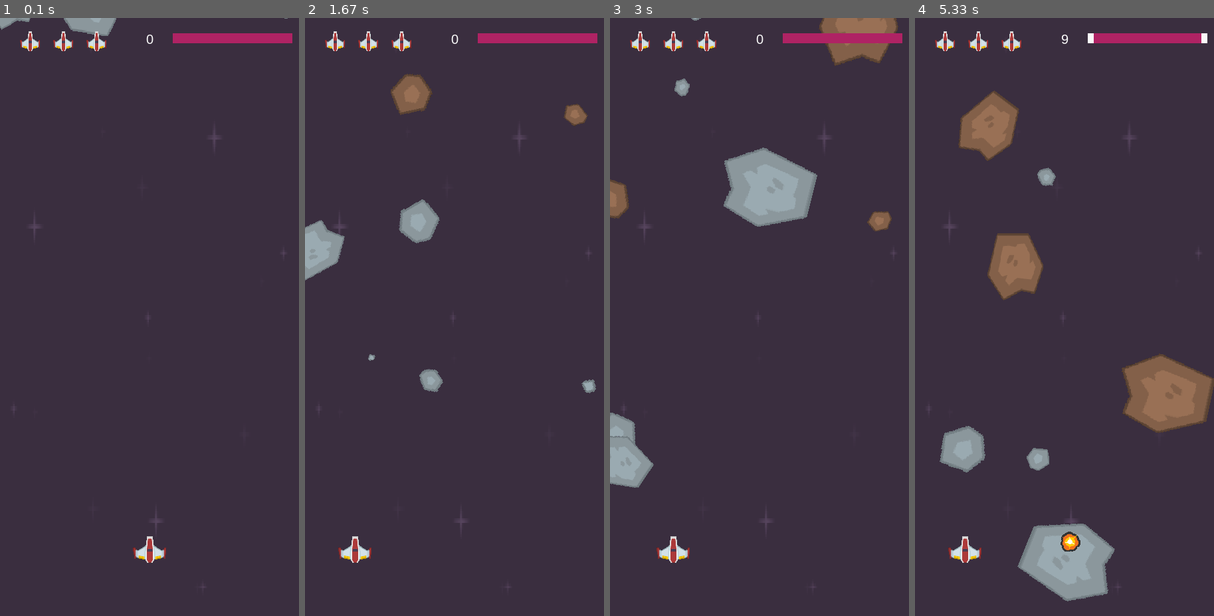
Above: before the commit, frames 1-4 (left to right).
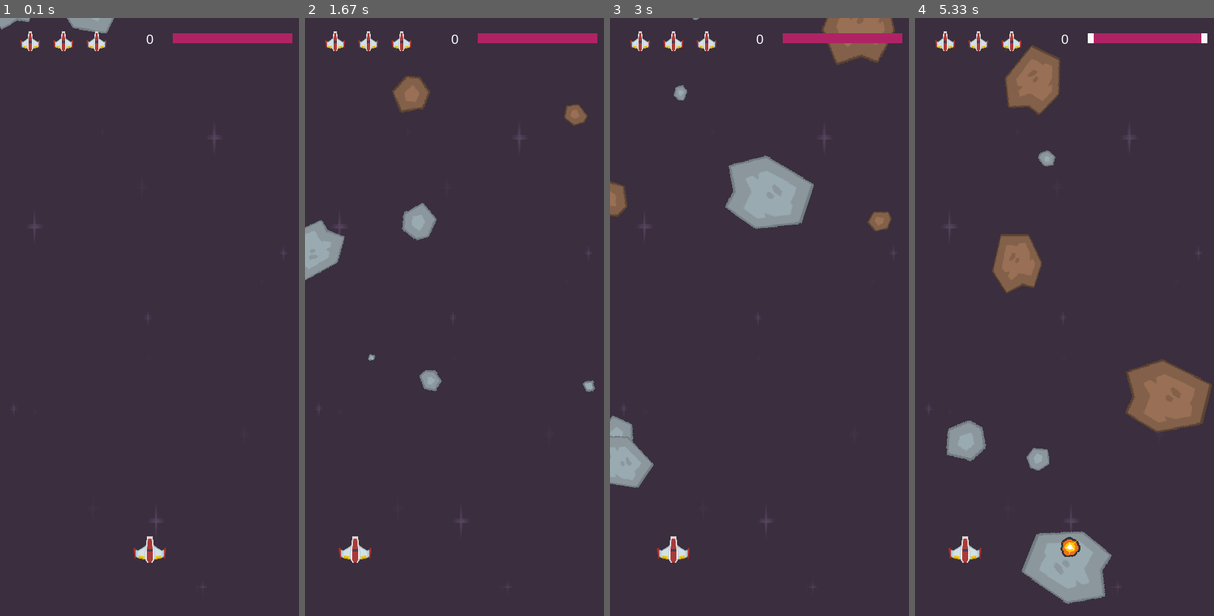
Above: after the commit, the same moments.

Repository: portfolio-AB/pygame
Game: pygame game, started from game/main.py
Same seed, same stepped clock (60 frames per second), same inputs: the game is played once before the commit and once after it.
Inputs:
- Up to frame 1 (0.1 s): no input
- Up to frame 2 (1.67 s): hold Right 0.33-0.8 s; hold Right 0.83-1.3 s; hold Left from 1.33 s (still down)
- Up to frame 3 (3 s): release Left at 1.87 s; hold Left 1.9-2.3 s; hold Right 2.33-2.97 s
- Up to frame 4 (5.33 s): tap Space at 3, 3.4, 3.7, 3.9, 4.2, 4.4, 4.7, 4.9, 5.2 s; hold Left 3.33-3.8 s; hold Right 3.83-4.3 s; hold Right 4.33-4.8 s; hold Left from 4.83 s (still down)

The runs differ from the first frame. In frame 1, 0.1% of the frame differs, in the area x 21-97%, y 0-3%; in frame 2, 0.5%; in frame 3, 1.3%; in frame 4, 5.9%, in the area x 8-100%, y 2-98%.

Commit message:
asteroid size variance

Diff:
--- a/game/main.py
+++ b/game/main.py
@@ -216,7 +216,7 @@
                 i.health -= 75
         if i.health <= 0:
             i.kill()
-            score += (i.radius + i.init_health) // 2
+            score += (i.radius + int(i.init_health)) // 2
             if hit_num == 1:
                 boost = Boost(i.rect.center)
                 boosts.add(boost)
--- a/game/mob.py
+++ b/game/mob.py
@@ -33,7 +33,7 @@
     def __init__(self):
         pygame.sprite.Sprite.__init__(self)
         self.random_size = random.choice(asteroids)
-        self.rand_fact = randrange(7, 17) / 10
+        self.rand_fact = randrange(7, 15) / 10
         self.img_orig = random.choice(self.random_size[0])
         self.img_orig.set_colorkey(BLACK)
         width = self.img_orig.get_rect().width
@@ -46,19 +46,19 @@
         self.image.set_colorkey(BLACK)
         self.rect = self.image.get_rect()
         self.rect.x = randrange(WIDTH - self.rect.width)
-        self.rect.y = randrange(-100,-50)
+        self.rect.y = randrange(-100, -50)
         if self.random_size[0] == meteor_images_l:
             self.speed_y = randrange(1, 3)
             self.speed_x = randrange(-1, 1)
-            self.init_health = randrange(75, 100)
+            self.init_health = 100 * self.rand_fact
         elif self.random_size[0] == meteor_images_m:
             self.speed_y = randrange(1, 4)
             self.speed_x = randrange(-1, 1)
-            self.init_health = randrange(45, 55)
+            self.init_health = 50 * self.rand_fact
         else:
             self.speed_y = randrange(2, 5)
             self.speed_x = randrange(-1, 1)
-            self.init_health = randrange(10, 25)
+            self.init_health = 30 * self.rand_fact
         self.health = self.init_health
         self.rot = 0
         self.rot_speed = randrange(-5, 5)
